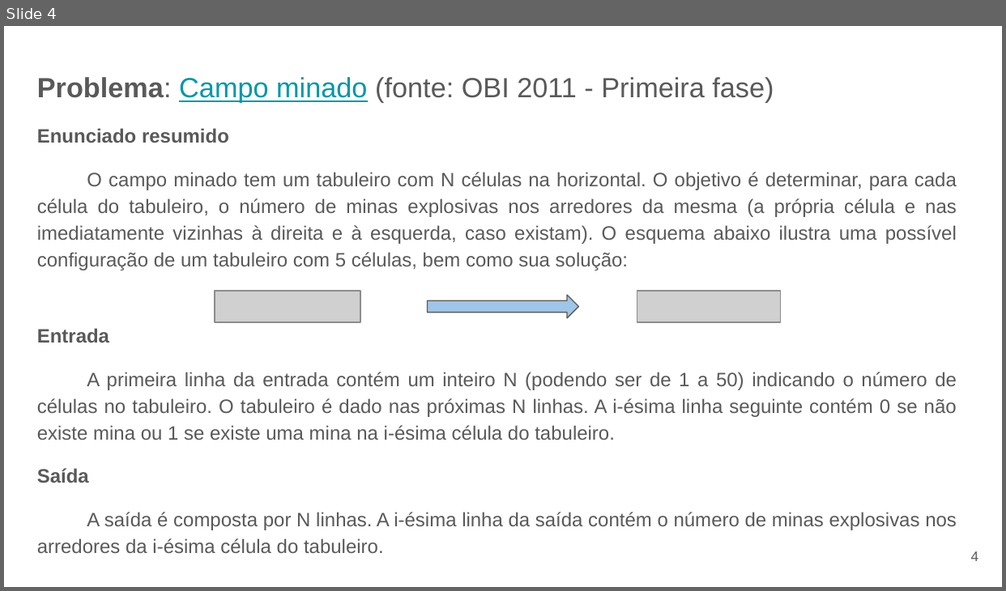
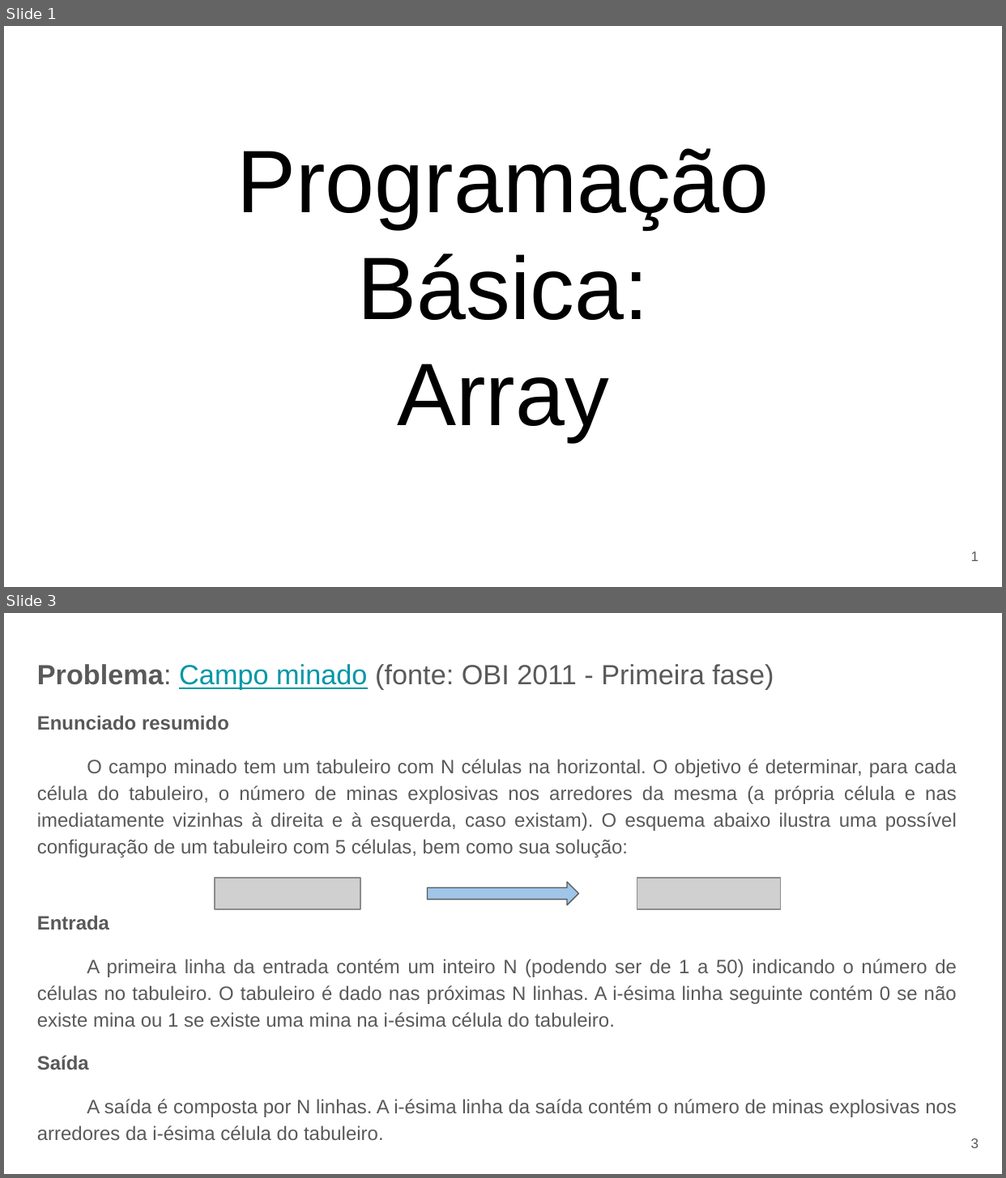
Before and after one commit to fpgues/treinamento-OBI-2023, a slide deck: programacao-basica/arrays.pptx. Shown one above the other, each under a label of ours: slide 4 before the commit, slides 1 and 3 after it; the slides between them are not shown. The pictures are 1006x591 and 1006x1178 pixels, drawn with LibreOffice and Linux fonts; fonts in the diff are those of the drawing; grey boxes stand for pictures. Boxes give left, top, right and bottom in pixels: in the first picture for what was removed or moved away, otherwise in the second. Text is boxed around its words. In the diff, an @@ line names an element or a change of style, - is before the commit and + after.

Commit message:
Modificação dos slides iniciais de arrays

```diff
--- a/programacao-basica/arrays.pptx
+++ b/programacao-basica/arrays.pptx
@@ slide 1 added at (4, 26, 1002, 587), background #FFFFFF @@
@@ title added at (237, 148, 769, 442), 64 pt, text #000000 @@
+Programação Básica:
+Array
@@ page number added at (971, 552, 979, 561), 10 pt, text #595959 @@
+1
@@ what was slide 4 is now slide 3 @@
@@ page number at (971, 1139, 979, 1148): text changed @@
-4
+3
```
Also in this commit, not shown: 1 slide changed, 2 slides removed.
